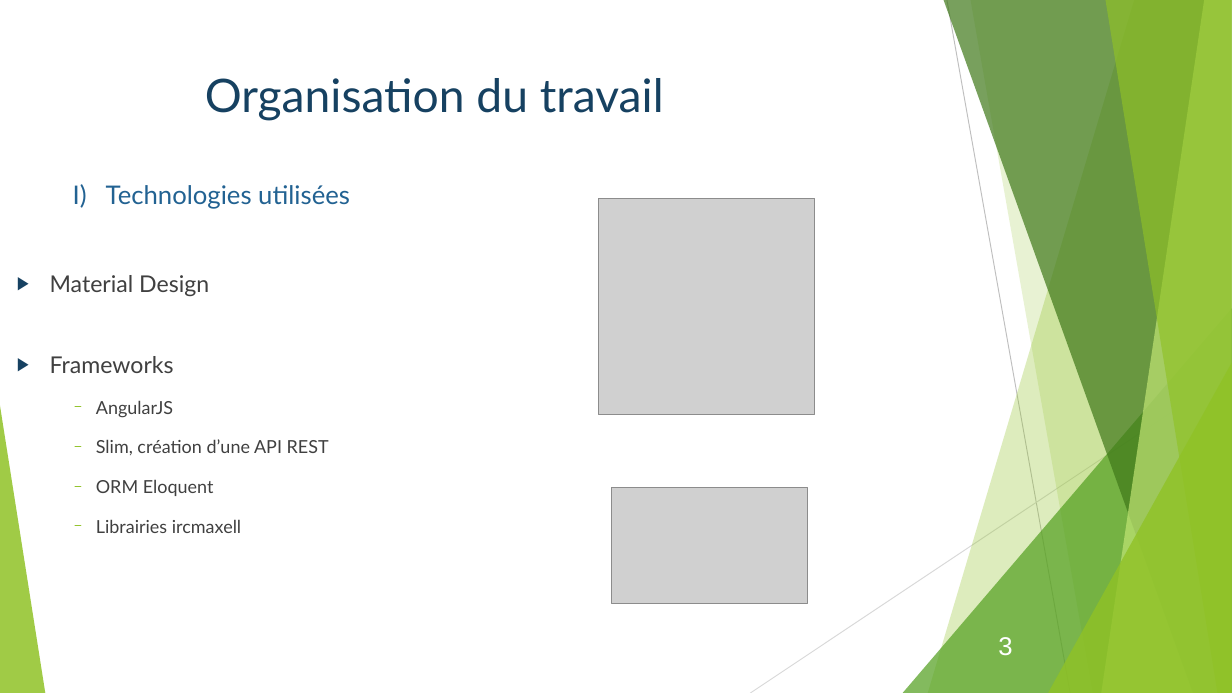
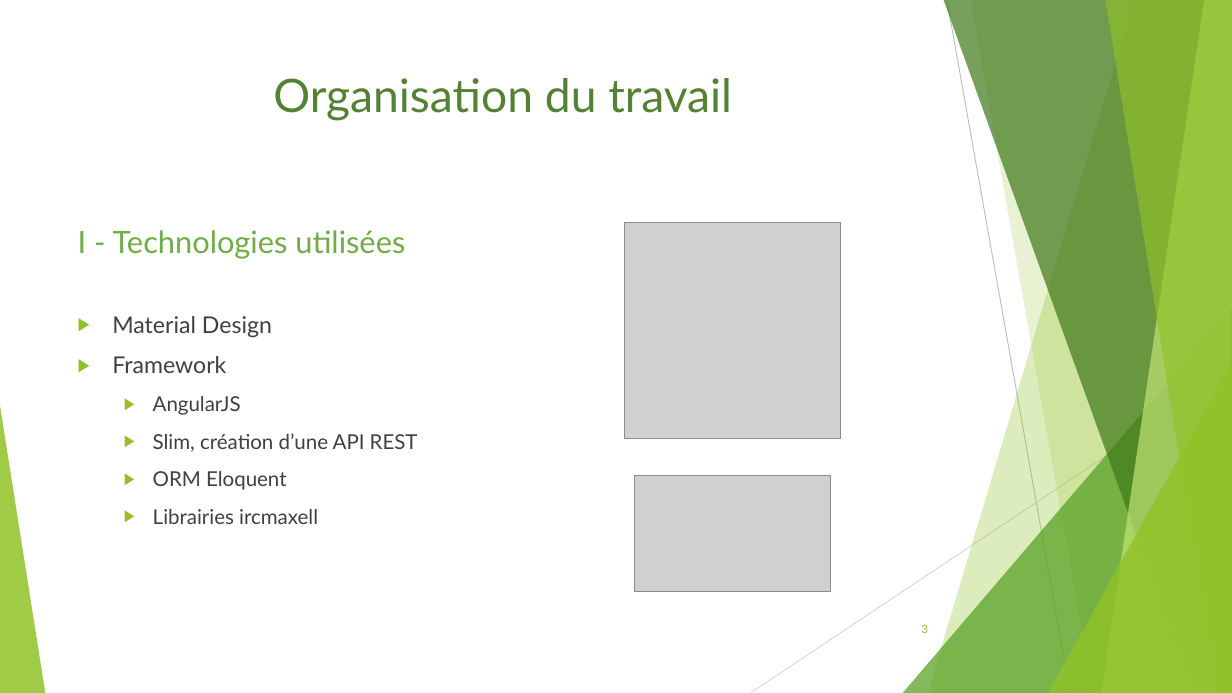
Before and after one commit to Bcante/recommandationSeries, a slide deck: slide 3 of diapoWebWindows.odp. Drawn at 1232x693 pixels with LibreOffice and Linux fonts; fonts in the diff are those of the drawing; grey boxes stand for pictures. Boxes give left, top, right and bottom in pixels: in the first picture for what was removed or moved away, otherwise in the second. Text is boxed around its words. In the diff, an @@ line names an element or a change of style, - is before the commit and + after.

```diff
--- a/diapoWebWindows.odp
+++ b/diapoWebWindows.odp
@@ title "Organisation du travail": place and size @@
-title "Organisation du travail" at box(205, 78, 664, 121)
+title "Organisation du travail" at box(273, 78, 732, 121)
@@ title "Organisation du travail" at box(273, 78, 732, 121): text colour #164161 to #548235 @@
@@ text removed at box(73, 184, 350, 209) @@
-I) Technologies utilisées
@@ text "I - Technologies utilisées": place and size @@
-text "I - Technologies utilisées" at box(50, 275, 329, 533)
+text "I - Technologies utilisées" at box(78, 230, 418, 524)
@@ text at box(78, 230, 405, 259): paragraph added @@
+I - Technologies utilisées
@@ picture: place and size @@
-picture at box(599, 198, 815, 414)
+picture at box(625, 223, 841, 439)
@@ text at box(112, 316, 418, 524): size 14 to 16 pt in "AngularJS", "Slim, création d’une API REST", "ORM Eloquent", "Librairies ircmaxell"; list level 2 to 1 in "Material Design"; bullet colour #164161 to #90C226; bullet − to ▶; list level 4 to 2 in "AngularJS"; list level 4 to 2 in "Slim, création d’une API REST"; list level 4 to 2 in "ORM Eloquent"; list level 4 to 2 in "Librairies ircmaxell" @@
@@ text at box(112, 356, 226, 373): text changed @@
-  ▶ Frameworks
+▶ Framework
@@ picture: place and size @@
-picture at box(611, 488, 808, 604)
+picture at box(635, 476, 832, 592)
@@ page number: place and size @@
-page number at box(998, 637, 1012, 656)
+page number at box(921, 624, 928, 633)
@@ page number at box(921, 624, 928, 633): size 20 to 9 pt, font Arial to Lato, text colour #FFFFFF to #90C226; alignment left to right; vertical alignment top to middle @@
```
Also in this commit, not shown: 10 other slides changed, 4 slides added, 2 slides removed.
